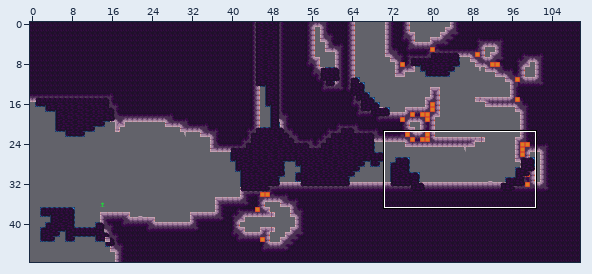
Tiled map (JSON), stored at assets/world/room/intro3.json. The first picture is a wide view before the edit; the outline marks the close-up.
Close-up. Before the commit:
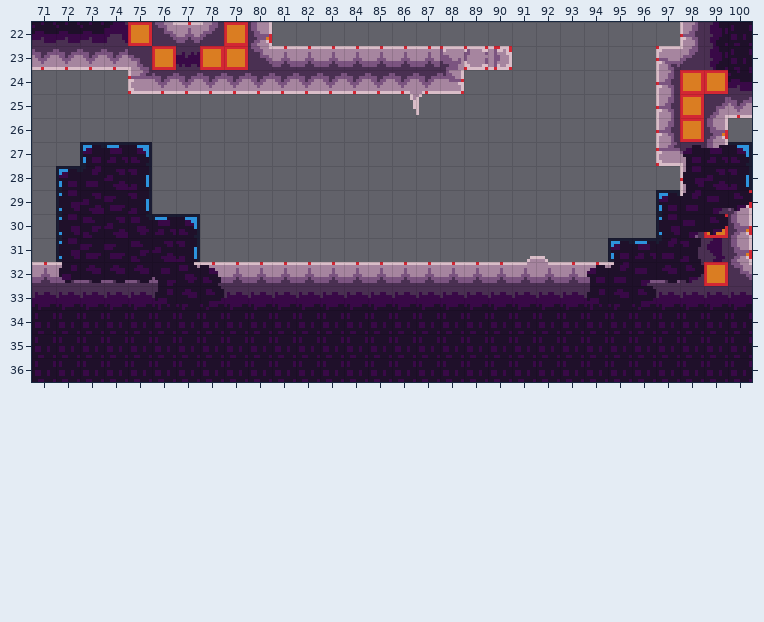
Cells are 8x8 px. Shown: x 71..100, y 22..36. The commit also changed other parts of the map, which this record leaves out.
And afterwards:
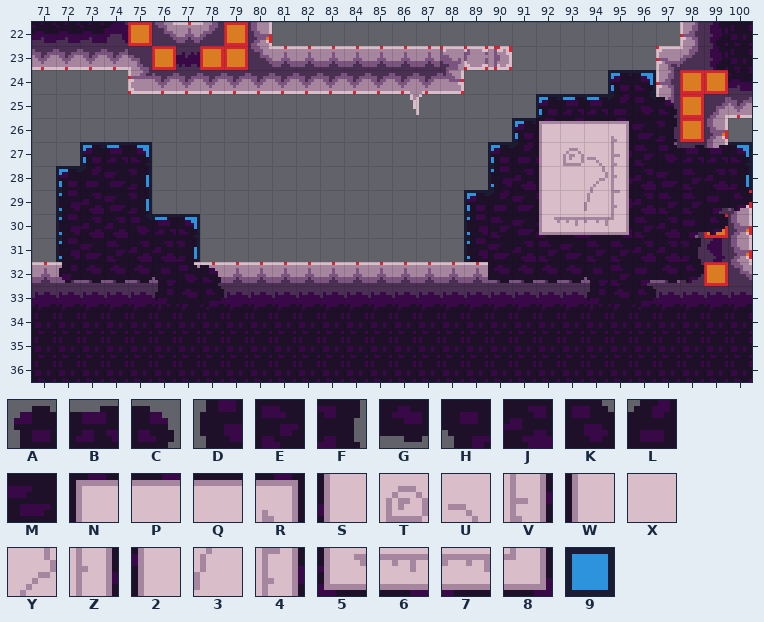
Key: from "stone_bg_decal": A 0, B 1, C 2, D 13, E 14, F 15, G 27, H 40, J 41, K 52, L 53, M 54; from "stone_bg_decal_1": N 7, P 8, Q 9, R 10, S 20, T 21, U 22, V 23, W 33, X 34, Y 35, Z 36, 2 46, 3 48, 4 49, 5 59, 6 60, 7 61, 8 62; from "tools": 9 20.
_ is an empty cell.
Change:
Layer "bg_draft":
Tile 9 now appears in row 24 at x 95 to 96; in row 25 at x 92 to 96; in row 26 at x 91; in row 27 at x 90 to 91; in row 28 at x 90; in row 29 at x 89 to 90.
Tile 9 now appears in rows 30 to 31 at x 89.
Layer "bg":
Tile 2 now appears in row 29 at x 92.
Tile 3 now appears in row 29 at x 94.
Tile 4 now appears in row 29 at x 95.
Tile 5 now appears in row 30 at x 92.
Tile 6 now appears in row 30 at x 93.
Tile 7 now appears in row 30 at x 94.
Tile 8 now appears in row 30 at x 95.
Tile A now appears in row 24 at x 95; in row 25 at x 92; in row 26 at x 91; in row 27 at x 90; in row 29 at x 89.
The author changed tile A to tile B in row 27 at x 98.
Tile B now appears in row 25 at x 93 to 94.
Tile C now appears in row 24 at x 96; in row 25 at x 97.
Tile D now appears in row 28 at x 90; in rows 30 to 31 at x 89.
The author changed tile A to tile E in row 29 at x 97; in row 31 at x 95.
The author changed tile D to tile E in row 28 at x 98.
The author changed tile L to tile E in row 29 at x 98; in row 32 at x 95.
The author changed tile M to tile E in row 31 at x 74.
Tile E now appears in row 27 at x 96; in row 30 at x 90 and 96; in row 31 at x 92 and 94.
Tile F now appears in row 26 at x 97.
Tile G now appears in row 32 at x 90 to 93.
The author changed tile A to tile H in row 32 at x 94.
The author changed tile B to tile J in row 31 at x 96.
The author changed tile D to tile J in row 30 at x 97.
The author changed tile E to tile J in row 30 at x 73; in row 31 at x 75.
The author changed tile L to tile J in row 31 at x 97.
Tile J now appears in row 28 at x 91 and 96; in row 29 at x 96; in row 31 at x 91.
Tile K now appears in row 25 at x 96; in row 27 at x 97.
Tile L now appears in row 25 at x 95; in row 27 at x 91; in row 29 at x 90.
The author changed tile J to tile M in row 28 at x 74.
Tile M now appears in row 26 at x 96; in row 28 at x 97; in rows 29 to 30 at x 91; in row 31 at x 90 and 93.
Tile N now appears in row 26 at x 92.
Tile P now appears in row 26 at x 93.
Tile Q now appears in row 26 at x 94.
Tile R now appears in row 26 at x 95.
Tile S now appears in row 27 at x 92.
Tile T now appears in row 27 at x 93.
Tile U now appears in row 27 at x 94.
Tile V now appears in row 27 at x 95.
Tile W now appears in row 28 at x 92.
Tile X now appears in rows 28 to 29 at x 93.
Tile Y now appears in row 28 at x 94.
Tile Z now appears in row 28 at x 95.
